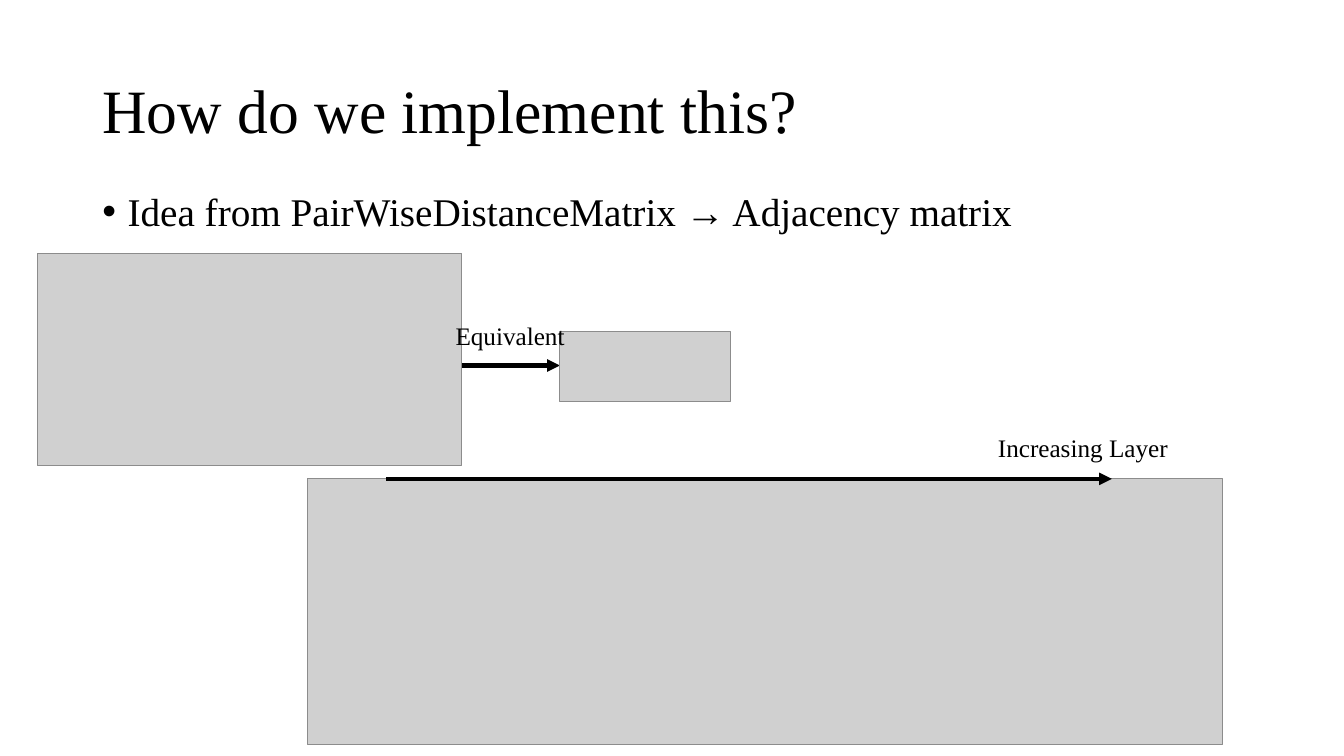
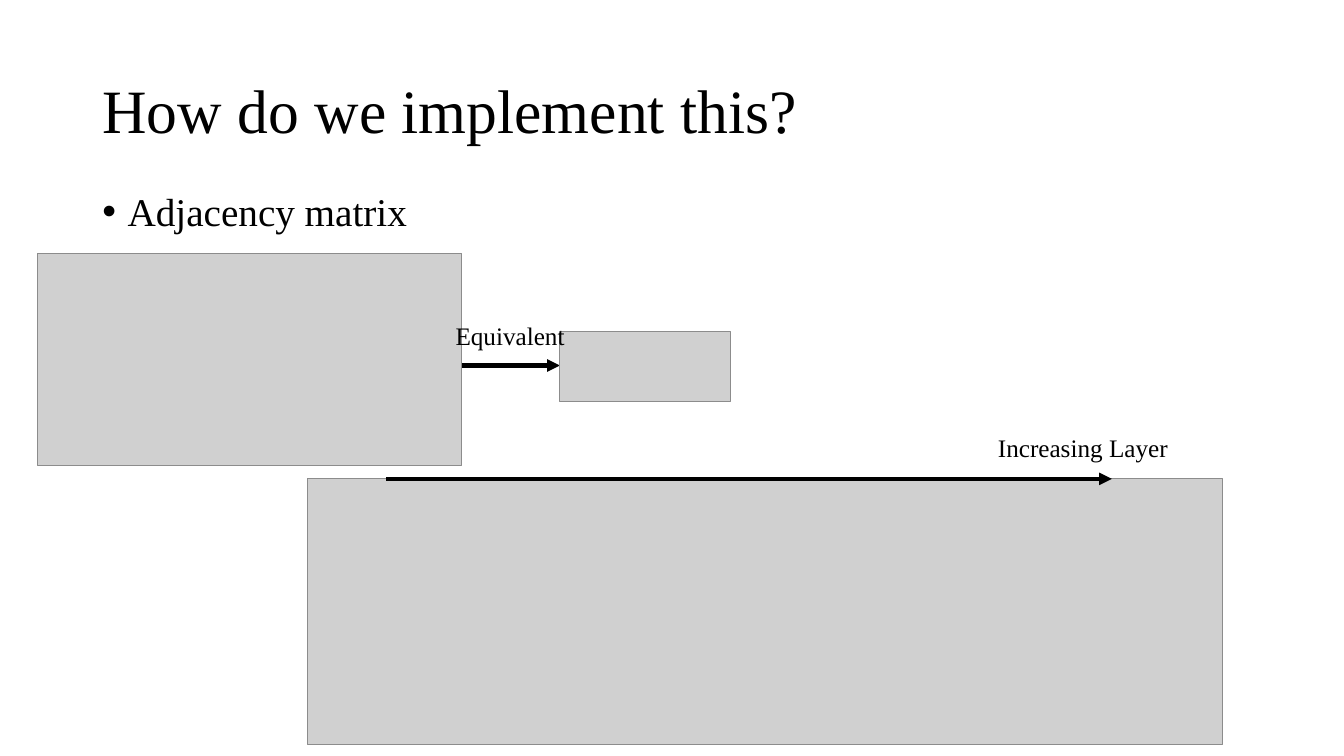
Before and after one commit to karsten3112/Computational-Physics, a slide deck: slide 5 of Portfolio-slides/Molecular graphs.pptx. Drawn at 1344x756 pixels with LibreOffice and Linux fonts; fonts in the diff are those of the drawing; grey boxes stand for pictures. Boxes give left, top, right and bottom in pixels: in the first picture for what was removed or moved away, otherwise in the second. Text is boxed around its words. In the diff, an @@ line names an element or a change of style, - is before the commit and + after.

```diff
--- a/Portfolio-slides/Molecular graphs.pptx
+++ b/Portfolio-slides/Molecular graphs.pptx
@@ text at (x1=128, y1=198, x2=407, y2=233): text changed @@
-• Idea from PairWiseDistanceMatrix → Adjacency matrix
+• Adjacency matrix
```
Also in this commit, not shown: 1 other file.
